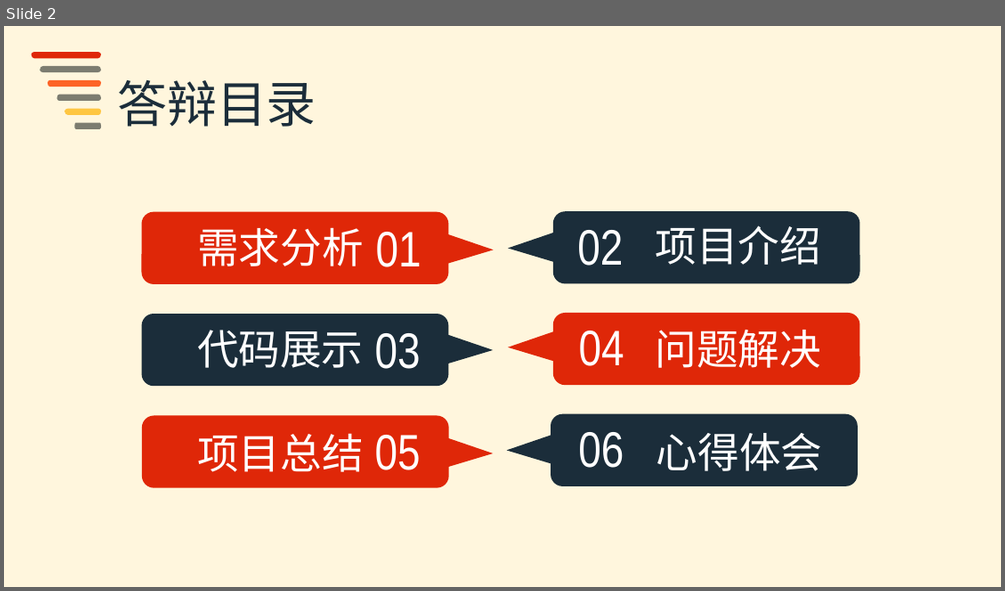
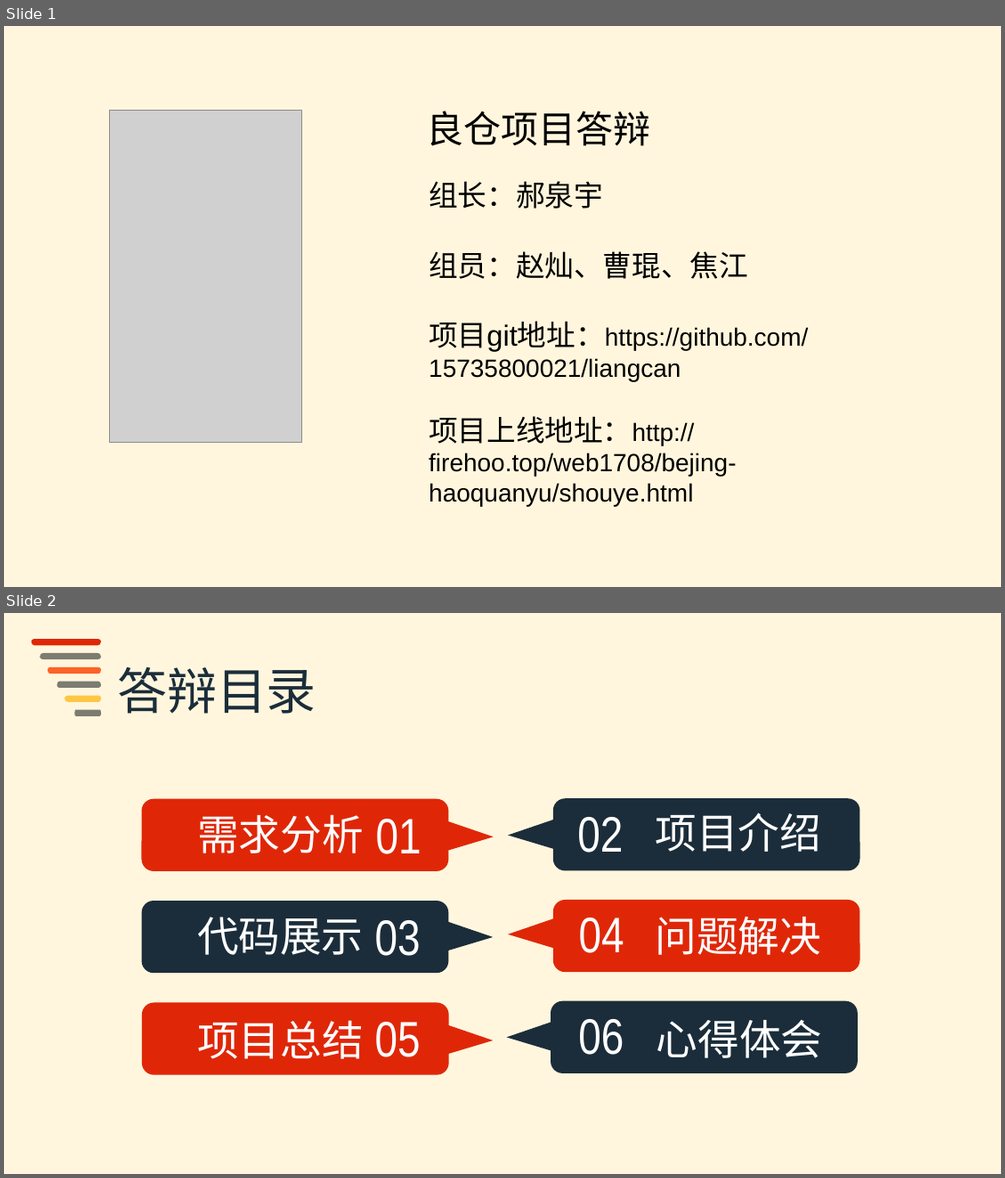
Before and after one commit to 15735800021/liangcan, a slide deck: 项目答辩.ppt. Shown one above the other, each under a label of ours: slide 2 before the commit, slides 1 and 2 after it. The pictures are 1005x591 and 1005x1178 pixels, drawn with LibreOffice and Linux fonts; fonts in the diff are those of the drawing; grey boxes stand for pictures. Boxes give left, top, right and bottom in pixels: in the first picture for what was removed or moved away, otherwise in the second. Text is boxed around its words. In the diff, an @@ line names an element or a change of style, - is before the commit and + after.

```diff
--- a/项目答辩.ppt
+++ b/项目答辩.ppt
@@ slide 1 added at (4, 26, 1001, 587), background #FFF6DD @@
@@ picture added at (109, 111, 301, 443) @@
@@ text added at (426, 111, 650, 146), 36 pt, text #000000 @@
+良仓项目答辩
@@ text added at (429, 181, 809, 506), 24 pt, text #000000 @@
+组长：郝泉宇
+组员：赵灿、曹琨、焦江
+项目git地址：https://github.com/15735800021/liangcan
+项目上线地址：http://firehoo.top/web1708/bejing-haoquanyu/shouye.html
```
Also in this commit, not shown: 1 slide changed, 1 slide removed.
